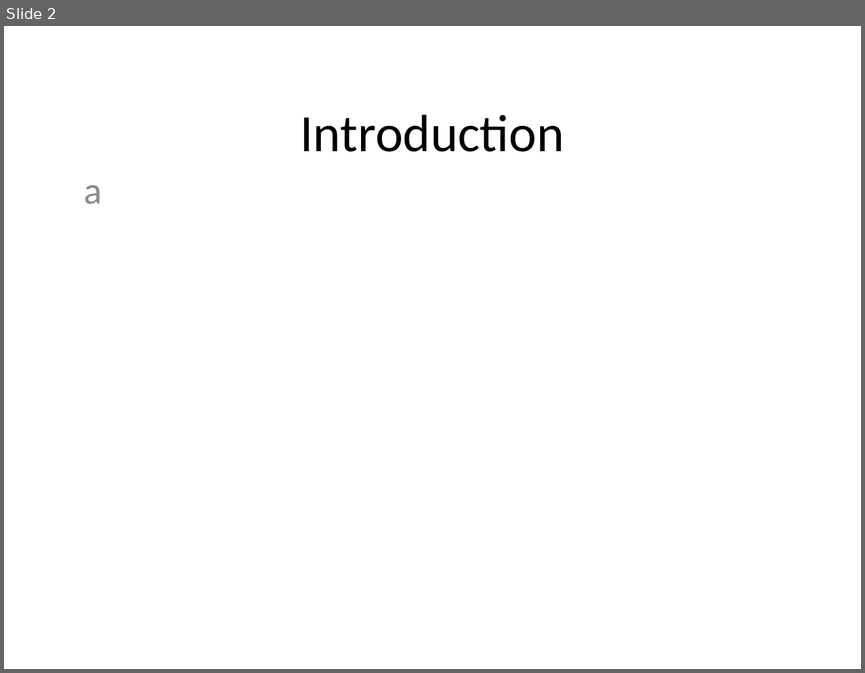
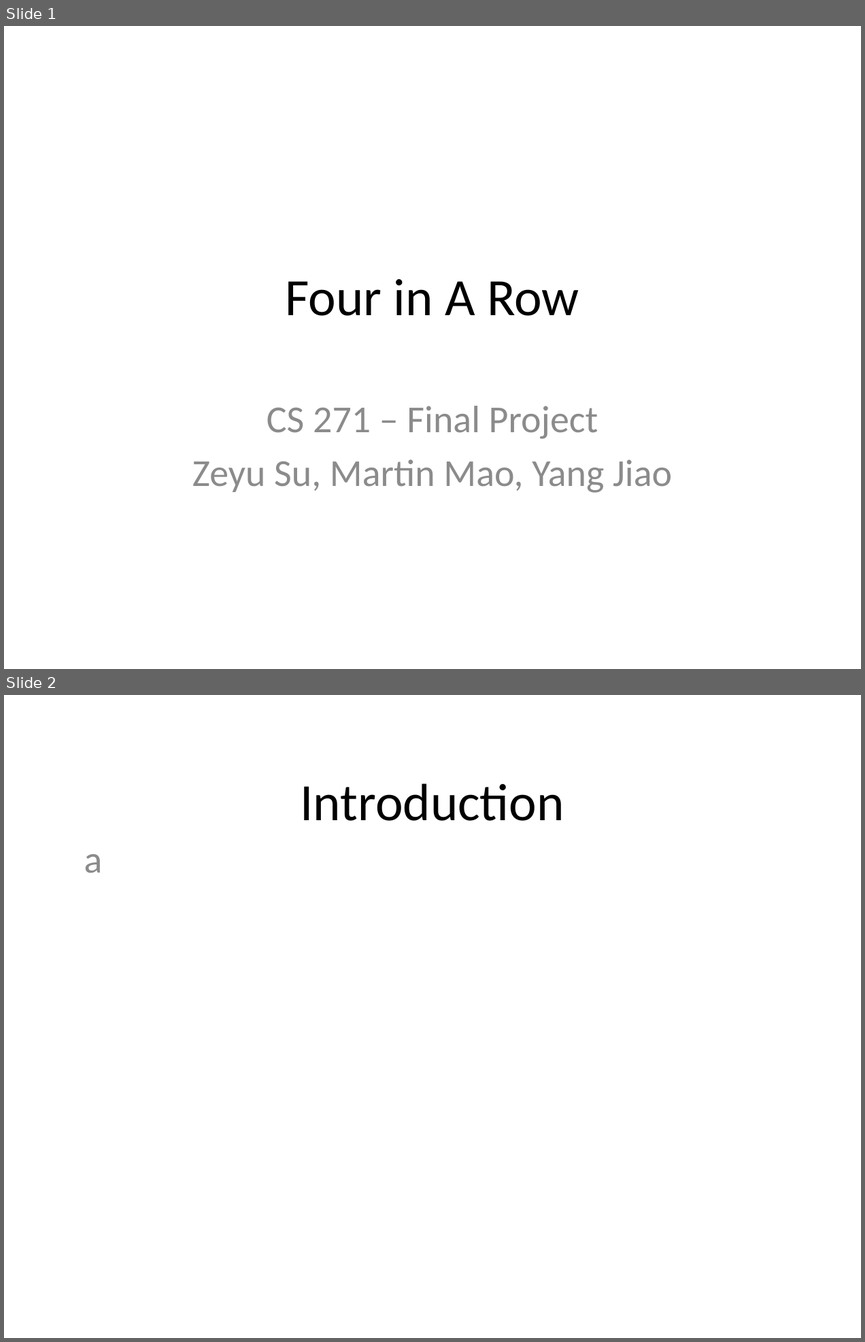
Before and after one commit to yangjiao2/271AIgame, a slide deck: Presentation.pptx. Shown one above the other, each under a label of ours: slide 2 before the commit, slides 1 and 2 after it. The pictures are 865x673 and 865x1342 pixels, drawn with LibreOffice and Linux fonts; fonts in the diff are those of the drawing. Boxes give left, top, right and bottom in pixels: in the first picture for what was removed or moved away, otherwise in the second. Text is boxed around its words. In the diff, an @@ line names an element or a change of style, - is before the commit and + after.

Commit message:
presentation

```diff
--- a/Presentation.pptx
+++ b/Presentation.pptx
@@ slide 1 added at (4, 26, 861, 669), background #FFFFFF @@
@@ title added at (285, 279, 579, 316), 44 pt, text #000000 @@
+Four in A Row
@@ subtitle added at (192, 405, 672, 492), 32 pt, text #8C8C8C @@
+CS 271 – Final Project
+Zeyu Su, Martin Mao, Yang Jiao
```
Also in this commit, not shown: 1 slide changed, 1 slide removed.
